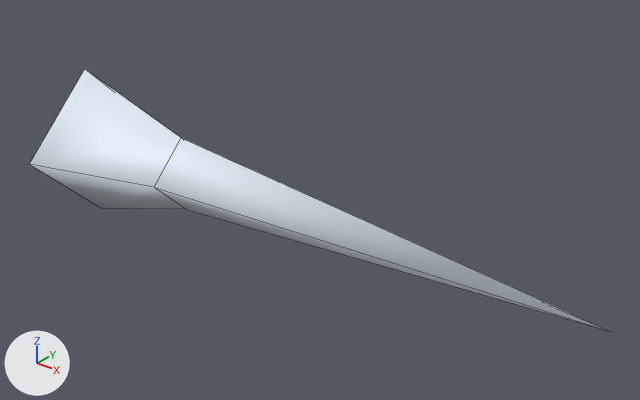
A saved change to the OBJ model PRJ/Turrets-android/assets/data/Shoot0.obj.
Camera for both pictures: a 50 mm camera at (4.528, -1.215, 0.807) aimed at (3.526, 0.037, 0.03). Every picture has the same lights, and +X, +Y and +Z are marked at lower left. Mesh edges are drawn as thin lines. Where no turn or scale is listed for an object, it has been applied to the vertices.

The scene before the commit, as lines of its bpy script (objects in view):
```python
me_cone6 = bpy.data.meshes.new('cone6')
me_cone6.from_pydata(...)  # 9 vertices, 9 faces; spans x 2.854..4.153, y -0.181..0.181, z -0.181..0.181
me_cone6.materials.append(mat_default)  # white #eaf4ff
ob_cone6 = bpy.data.objects.new('cone6', me_cone6)
ob_cone6.location = (0.0, 0.0, 0.0)
```
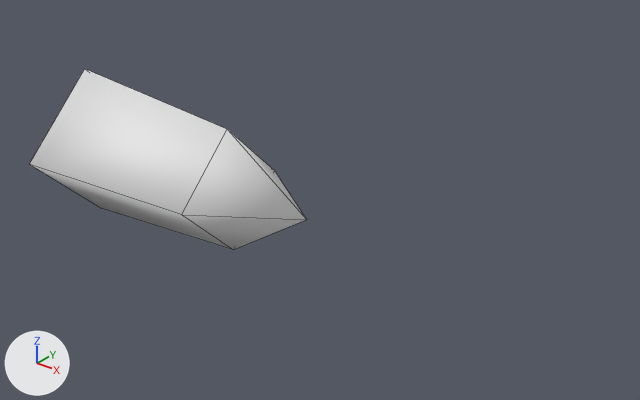
Pixel boxes [x1, y1, x2, y2] of what changed, in the pictures (640 x 400 px):
'cone6', recoloured, reshaped (52% narrower, 31% shorter): before [30, 69, 611, 332]; after [30, 69, 307, 250]

What changed in the scene script:
```text
Add mat_default2:
    mat_default2 = principled_material('default2')
    mat_default2.base_color = (0.8, 0.8, 0.8)  # white #e7e7e7
    mat_default2.roughness = 1.0
Change me_cone6:
    where me_cone6.from_pydata(...)  # 9 vertices, 9 faces; spans x 2.854..4.153, y -0.181..0.181, z -0.181..0.181
    used by ob_cone6; location = (0.0, 0.0, 0.0)
    remove me_cone6.materials.append(mat_default)  # white #eaf4ff
    me_cone6 part 1
    me_cone6.vertices[0].co: (3.169, -0.087, 0.0) -> (3.312, -0.142, 0.0)  # pixel (154, 187) -> pixel (181, 214)
    me_cone6.vertices[1].co: (3.169, 0.0, 0.086) -> (3.312, 0.0, 0.141)  # pixel (181, 137) -> pixel (227, 129)
    me_cone6.vertices[2].co: (3.169, 0.087, 0.0) -> (3.312, 0.142, 0.0)  # not seen -> pixel (274, 170)
    me_cone6.vertices[3].co: (3.169, 0.0, -0.087) -> (3.312, 0.0, -0.142)  # pixel (186, 209) -> pixel (233, 249)
    me_cone6.vertices[4].co: (4.153, 0.0, 0.0) -> (3.521, 0.0, 0.0)  # pixel (612, 332) -> pixel (306, 219)
    add me_cone6.materials.append(mat_default2)  # white #e7e7e7
```
